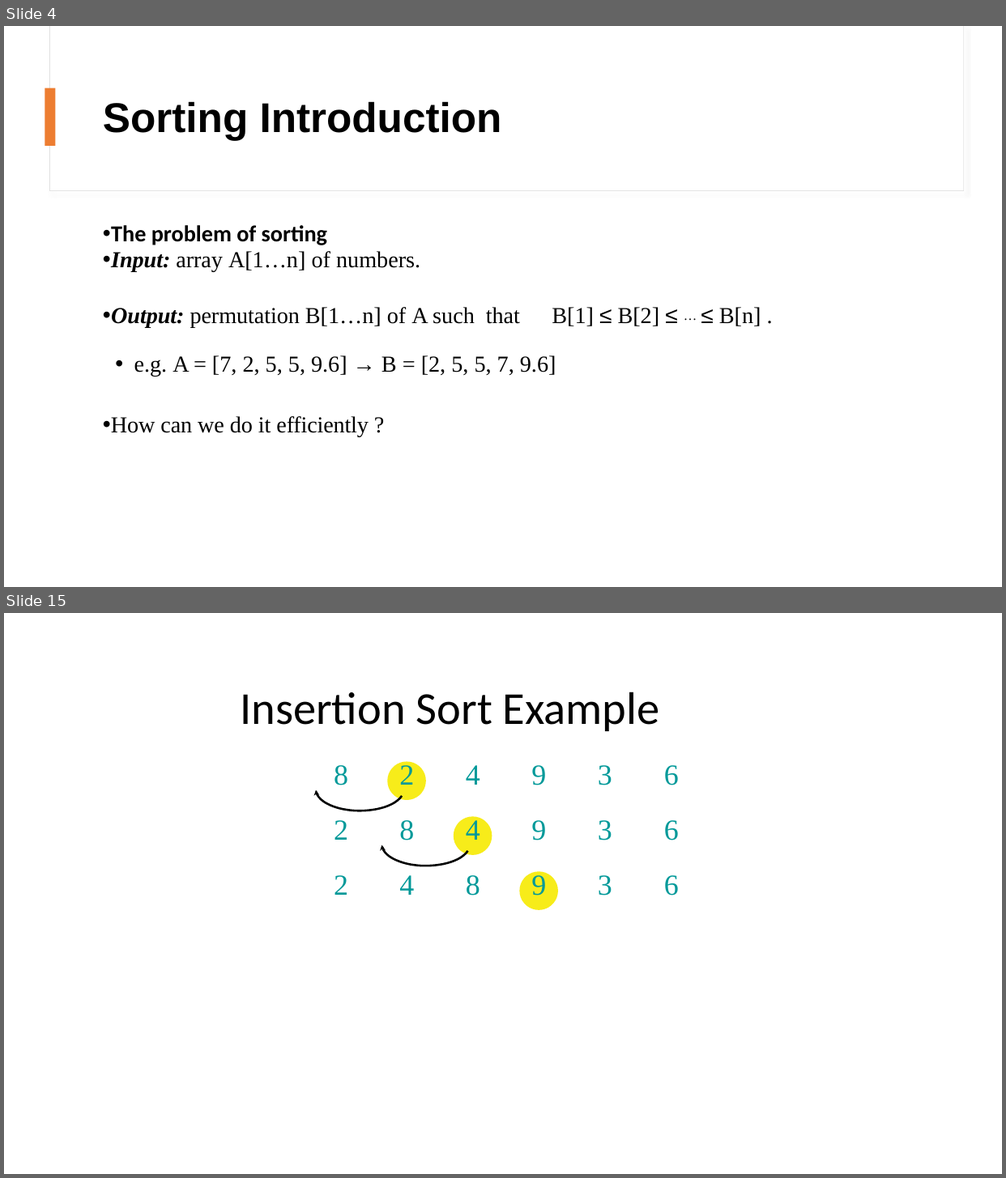
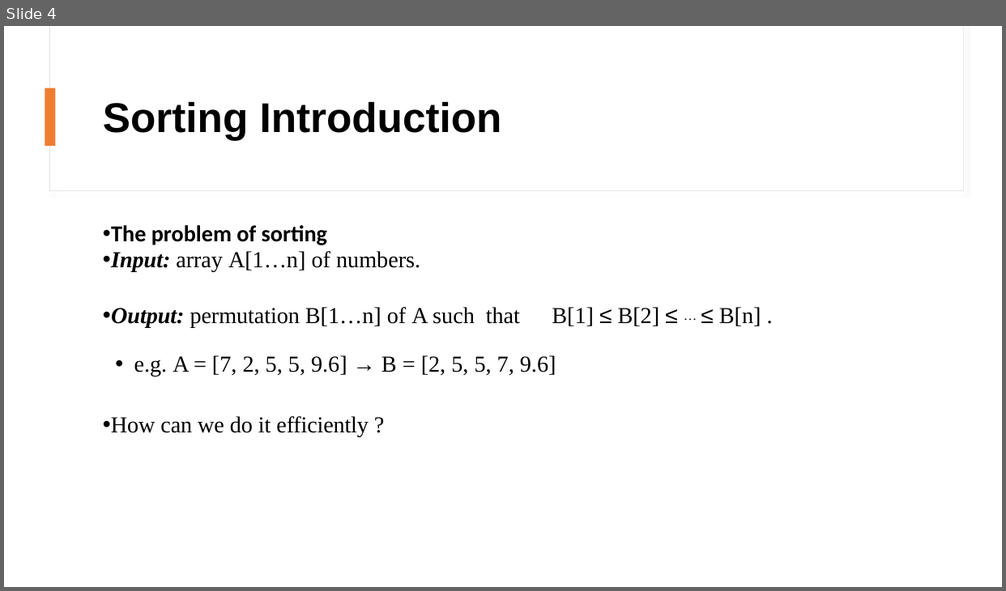
Before and after one commit to mohammednabwy/PowerPointTranslation, a slide deck: Files/DataStructureAndAlgorthimDesign.pptx. Shown one above the other, each under a label of ours: slides 4 and 15 before the commit, slide 4 after it; the slides between them are not shown. The pictures are 1006x1178 and 1006x591 pixels, drawn with LibreOffice and Linux fonts; fonts in the diff are those of the drawing. Boxes give left, top, right and bottom in pixels: in the first picture for what was removed or moved away, otherwise in the second. Text is boxed around its words. In the diff, an @@ line names an element or a change of style, - is before the commit and + after.

```diff
--- a/Files/DataStructureAndAlgorthimDesign.pptx
+++ b/Files/DataStructureAndAlgorthimDesign.pptx
@@ slide 15 removed at bbox=[4, 613, 1002, 1174], background #FFFFFF @@
@@ title removed at bbox=[240, 692, 660, 731] @@
-Insertion Sort Example
@@ table removed at bbox=[331, 759, 680, 908], 3 rows, 6 columns @@
-8 | 2 | 4 | 9 | 3 | 6
-2 | 8 | 4 | 9 | 3 | 6
-2 | 4 | 8 | 9 | 3 | 6
@@ freeform shape removed at bbox=[387, 762, 425, 800] @@
@@ freeform shape removed at bbox=[314, 790, 319, 796] @@
@@ freeform shape removed at bbox=[316, 792, 403, 811] @@
@@ freeform shape removed at bbox=[454, 816, 492, 855] @@
@@ freeform shape removed at bbox=[380, 845, 385, 851] @@
@@ freeform shape removed at bbox=[382, 847, 468, 866] @@
@@ freeform shape removed at bbox=[520, 872, 558, 910] @@
```
Also in this commit, not shown: 35 other slides removed, 6 other files.
